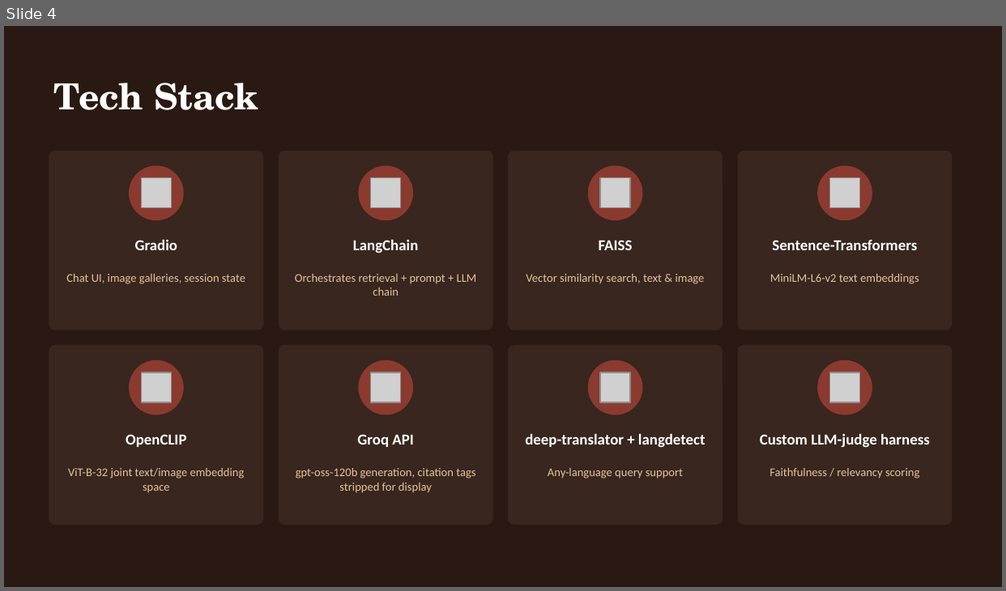
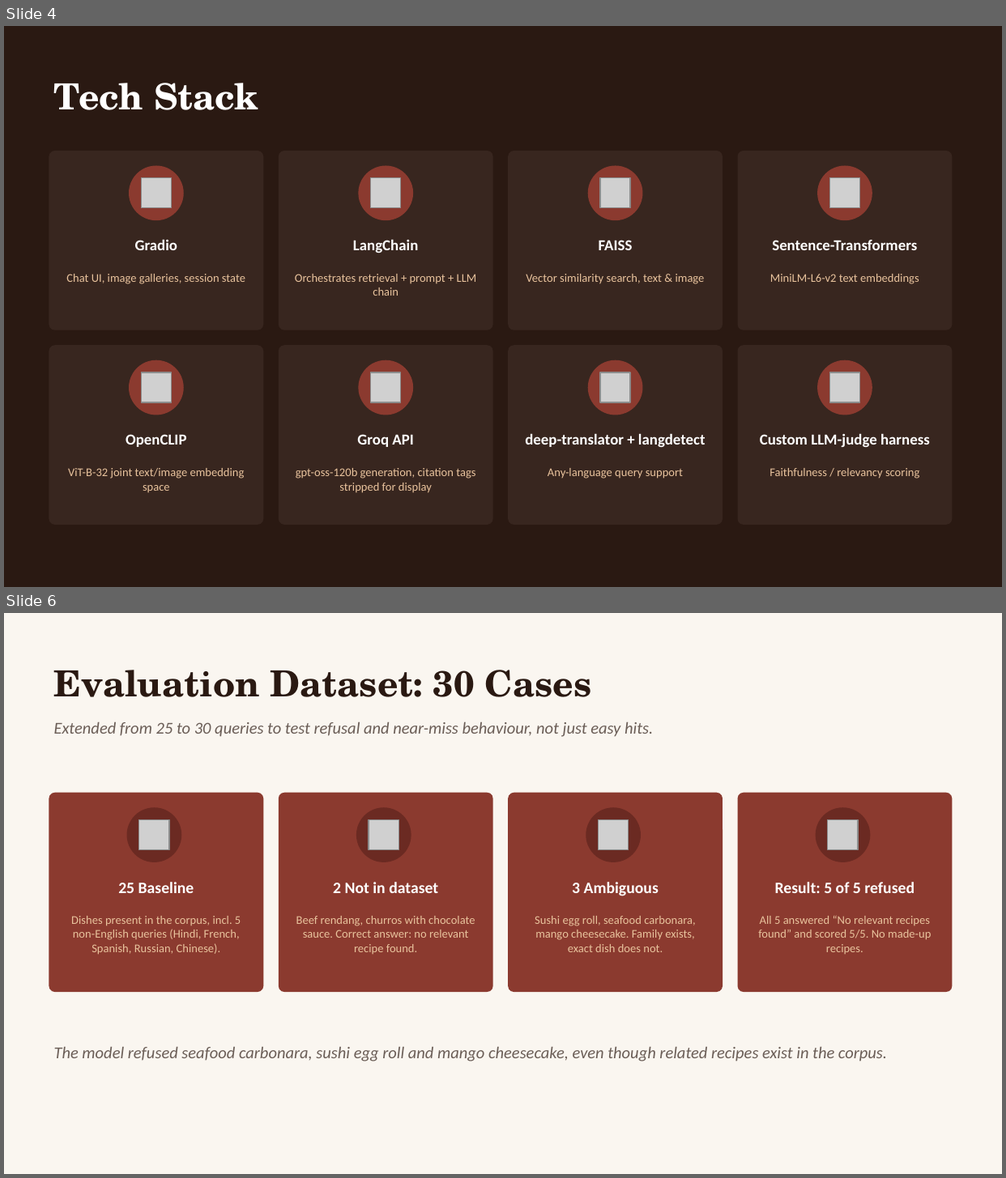
Before and after one commit to vedikagupta0/CraveItSearchItCookIt, a slide deck: ppt/craveitsearchitcookit_presentation.pptx. Shown one above the other, each under a label of ours: slide 4 before the commit, slides 4 and 6 after it; the slides between them are not shown. The pictures are 1006x591 and 1006x1178 pixels, drawn with LibreOffice and Linux fonts; fonts in the diff are those of the drawing; grey boxes stand for pictures. Boxes give left, top, right and bottom in pixels: in the first picture for what was removed or moved away, otherwise in the second. Text is boxed around its words. In the diff, an @@ line names an element or a change of style, - is before the commit and + after.

Commit message:
updated evaluation with non existing recipe names and evaluation

```diff
--- a/ppt/craveitsearchitcookit_presentation.pptx
+++ b/ppt/craveitsearchitcookit_presentation.pptx
@@ slide 6 added at (4, 613, 1002, 1174), background #FAF6F0 @@
@@ text added at (54, 670, 592, 697), 26 pt, text #2A1912, bold @@
+Evaluation Dataset: 30 Cases
@@ text added at (54, 722, 653, 737), 12 pt, text #6B5E57, italic @@
+Extended from 25 to 30 queries to test refusal and near-miss behaviour, not just easy hits.
@@ rounded rectangle added at (49, 793, 263, 992), fill #8B3A2F @@
@@ rounded rectangle added at (279, 793, 493, 992), fill #8B3A2F @@
@@ rounded rectangle added at (508, 793, 722, 992), fill #8B3A2F @@
@@ rounded rectangle added at (738, 793, 952, 992), fill #8B3A2F @@
@@ ellipse added at (127, 807, 181, 862), fill #6B2A22 @@
@@ picture added at (138, 820, 168, 850) @@
@@ ellipse added at (356, 807, 411, 862), fill #6B2A22 @@
@@ picture added at (368, 820, 398, 850) @@
@@ ellipse added at (586, 807, 641, 862), fill #6B2A22 @@
@@ picture added at (598, 820, 628, 850) @@
@@ ellipse added at (816, 807, 870, 862), fill #6B2A22 @@
@@ picture added at (827, 820, 857, 850) @@
@@ text added at (118, 882, 194, 893), 11.5 pt, text #FFFFFF, bold @@
+25 Baseline
@@ text added at (333, 882, 438, 893), 11.5 pt, text #FFFFFF, bold @@
+2 Not in dataset
@@ text added at (572, 882, 658, 897), 11.5 pt, text #FFFFFF, bold @@
+3 Ambiguous
@@ text added at (775, 882, 914, 893), 11.5 pt, text #FFFFFF, bold @@
+Result: 5 of 5 refused
@@ text added at (71, 916, 241, 955), 8.5 pt, text #E8C29C @@
+Dishes present in the corpus, incl. 5 non-English queries (Hindi, French, Spanish, Russian, Chinese).
@@ text added at (296, 916, 475, 954), 8.5 pt, text #E8C29C @@
+Beef rendang, churros with chocolate sauce. Correct answer: no relevant recipe found.
@@ text added at (535, 916, 695, 952), 8.5 pt, text #E8C29C @@
+Sushi egg roll, seafood carbonara, mango cheesecake. Family exists, exact dish does not.
@@ text added at (758, 916, 931, 954), 8.5 pt, text #E8C29C @@
+All 5 answered “No relevant recipes found” and scored 5/5. No made-up recipes.
@@ text added at (54, 1047, 887, 1062), 12 pt, text #6B5E57, italic @@
+The model refused seafood carbonara, sushi egg roll and mango cheesecake, even though related recipes exist in the corpus.
```
Also in this commit, not shown: 2 slides changed, 5 other files.
